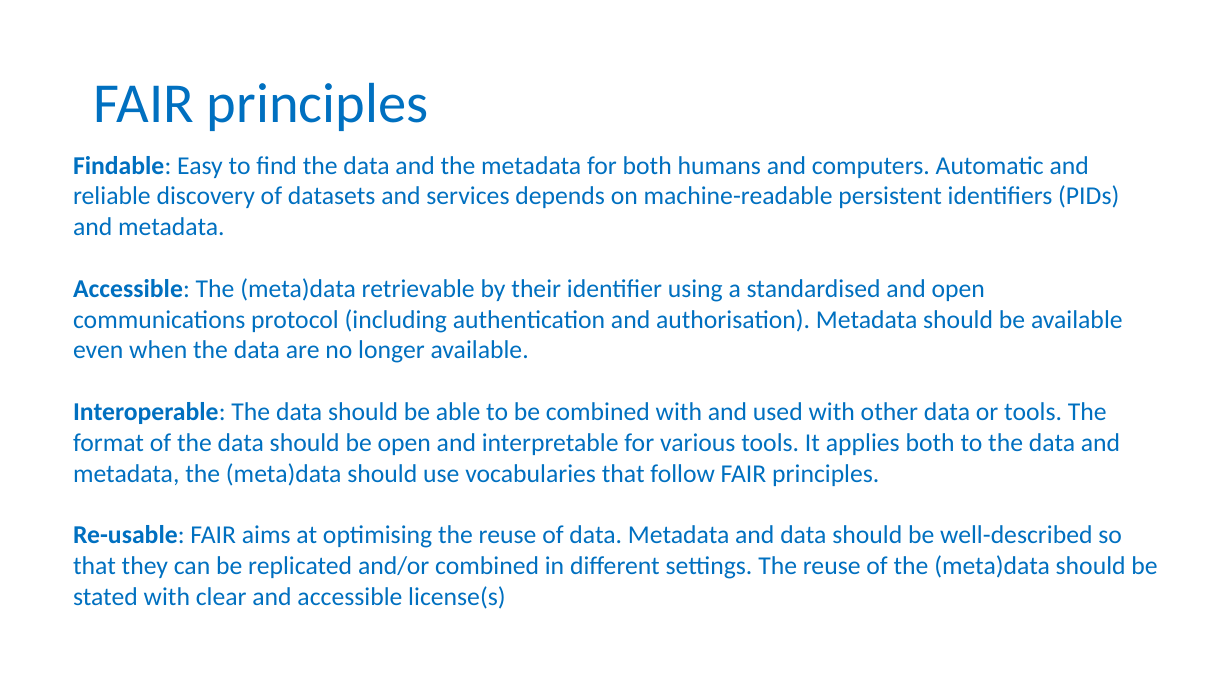
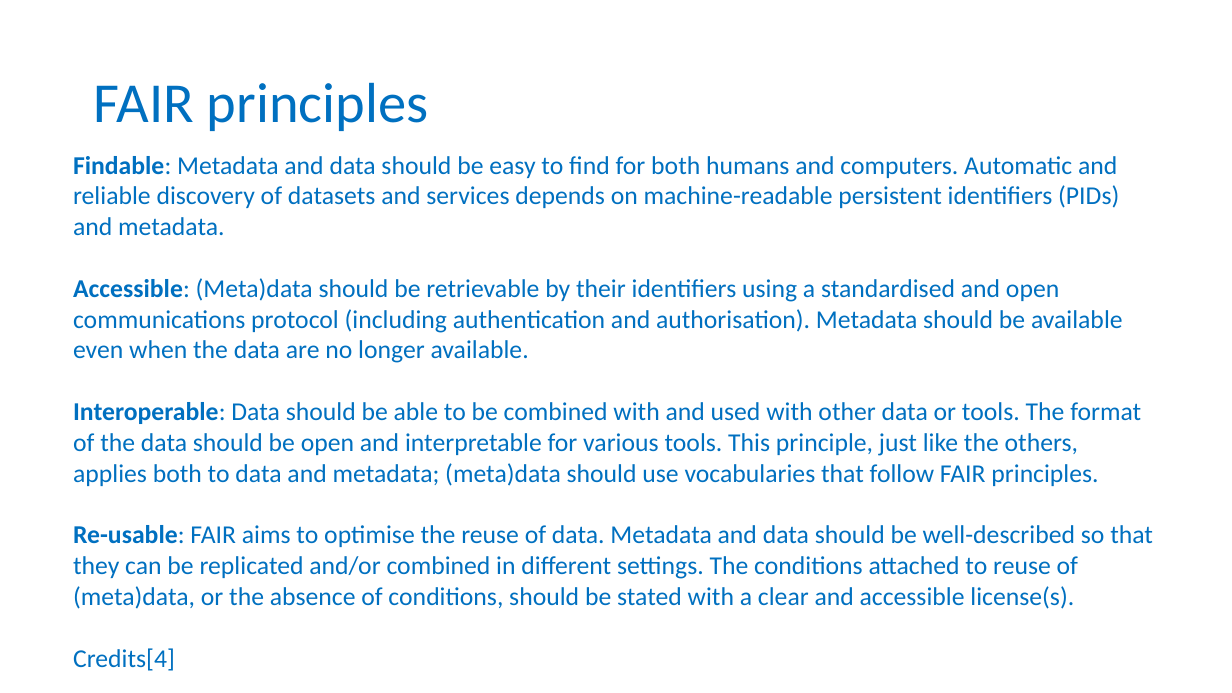
Before and after one commit to carpentries-incubator/fair-for-leaders, a slide deck: slide 9 of instructors/02-Being_FAIR.pptx. Drawn at 1232x693 pixels with LibreOffice and Linux fonts; fonts in the diff are those of the drawing; background and template pictures are left out. Boxes give left, top, right and bottom in pixels: in the first picture for what was removed or moved away, otherwise in the second. Text is boxed around its words. In the diff, an @@ line names an element or a change of style, - is before the commit and + after.

Commit message:
tidied up FAIR info

```diff
--- a/instructors/02-Being_FAIR.pptx
+++ b/instructors/02-Being_FAIR.pptx
@@ text at <box>73,156,1153,671</box>: text changed @@
-Findable: Easy to find the data and the metadata for both humans and computers. Automatic and reliable discovery of datasets and services depends on machine-readable persistent identifiers (PIDs) and metadata.
-Accessible: The (meta)data retrievable by their identifier using a standardised and open communications protocol (including authentication and authorisation). Metadata should be available even when the data are no longer available.
-Interoperable: The data should be able to be combined with and used with other data or tools. The format of the data should be open and interpretable for various tools. It applies both to the data and metadata, the (meta)data should use vocabularies that follow FAIR principles.
-Re-usable: FAIR aims at optimising the reuse of data. Metadata and data should be well-described so that they can be replicated and/or combined in different settings. The reuse of the (meta)data should be stated with clear and accessible license(s)
+Findable: Metadata and data should be easy to find for both humans and computers. Automatic and reliable discovery of datasets and services depends on machine-readable persistent identifiers (PIDs) and metadata.
+Accessible: (Meta)data should be retrievable by their identifiers using a standardised and open communications protocol (including authentication and authorisation). Metadata should be available even when the data are no longer available.
+Interoperable: Data should be able to be combined with and used with other data or tools. The format of the data should be open and interpretable for various tools. This principle, just like the others, applies both to data and metadata; (meta)data should use vocabularies that follow FAIR principles.
+Re-usable: FAIR aims to optimise the reuse of data. Metadata and data should be well-described so that they can be replicated and/or combined in different settings. The conditions attached to reuse of (meta)data, or the absence of conditions, should be stated with a clear and accessible license(s).
+Credits[4]
```
Also in this commit, not shown: 2 other slides changed, 1 other file.
